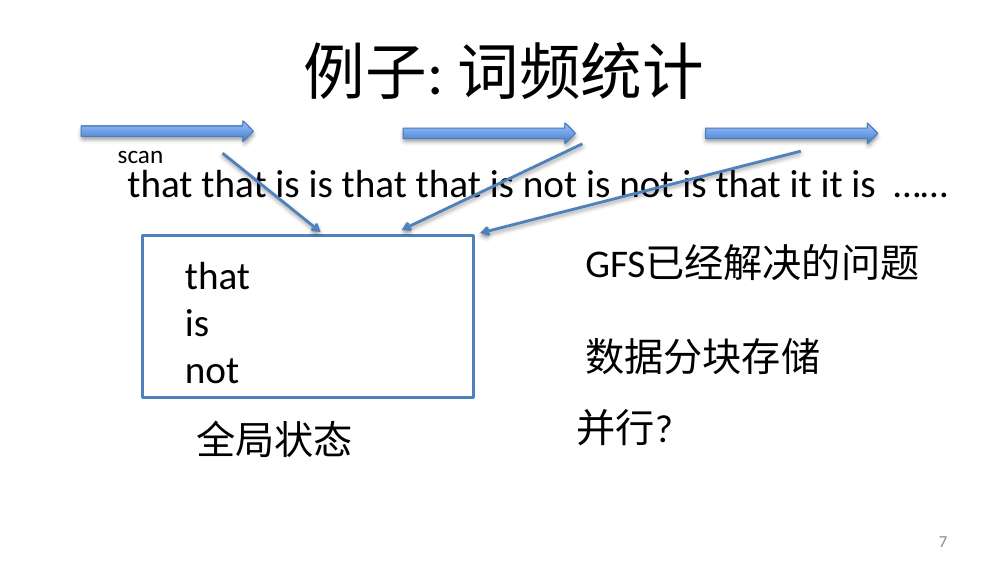
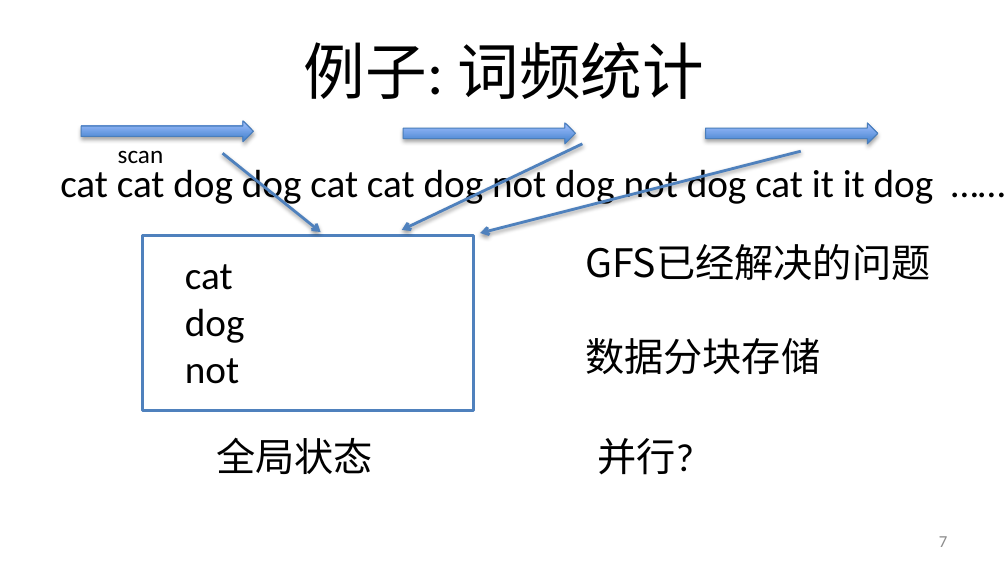
Before and after one commit to alxsoares/Foundations-of-Big-Data-System, a slide deck: slide 7 of Architecture/bigdata_B_mapreduce_translated.pptx. Drawn at 1008x567 pixels with LibreOffice and Linux fonts; fonts in the diff are those of the drawing. Boxes give left, top, right and bottom in pixels: in the first picture for what was removed or moved away, otherwise in the second. Text is boxed around its words. In the diff, an @@ line names an element or a change of style, - is before the commit and + after.

```diff
--- a/Architecture/bigdata_B_mapreduce_translated.pptx
+++ b/Architecture/bigdata_B_mapreduce_translated.pptx
@@ text at box(60, 164, 934, 207): text changed @@
-that that is is that that is not is not is that it it is ……
+cat cat dog dog cat cat dog not dog not dog cat it it dog ……
@@ rectangle: place and size @@
-rectangle at box(143, 235, 474, 397)
+rectangle at box(143, 235, 474, 410)
@@ text "GFS已经解决的问题" at box(585, 244, 930, 375): font Calibri to Noto Sans CJK SC @@
@@ text at box(185, 264, 245, 343): text changed @@
-that
-is
+cat
+dog
@@ text "全局状态": place and size @@
-text "全局状态" at box(196, 420, 353, 457)
+text "全局状态" at box(216, 437, 373, 474)
@@ text "并行?": place and size @@
-text "并行?" at box(576, 409, 672, 446)
+text "并行?" at box(598, 438, 694, 475)
```
Also in this commit, not shown: 38 other slides changed, 1 slide added.
